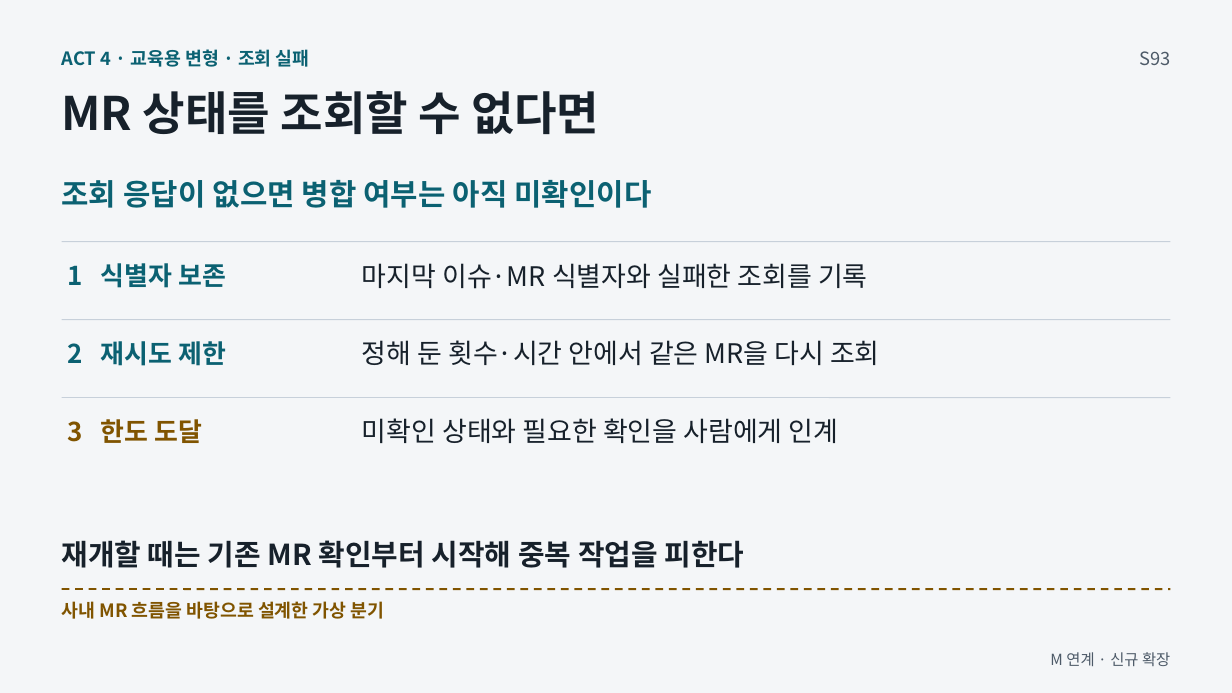
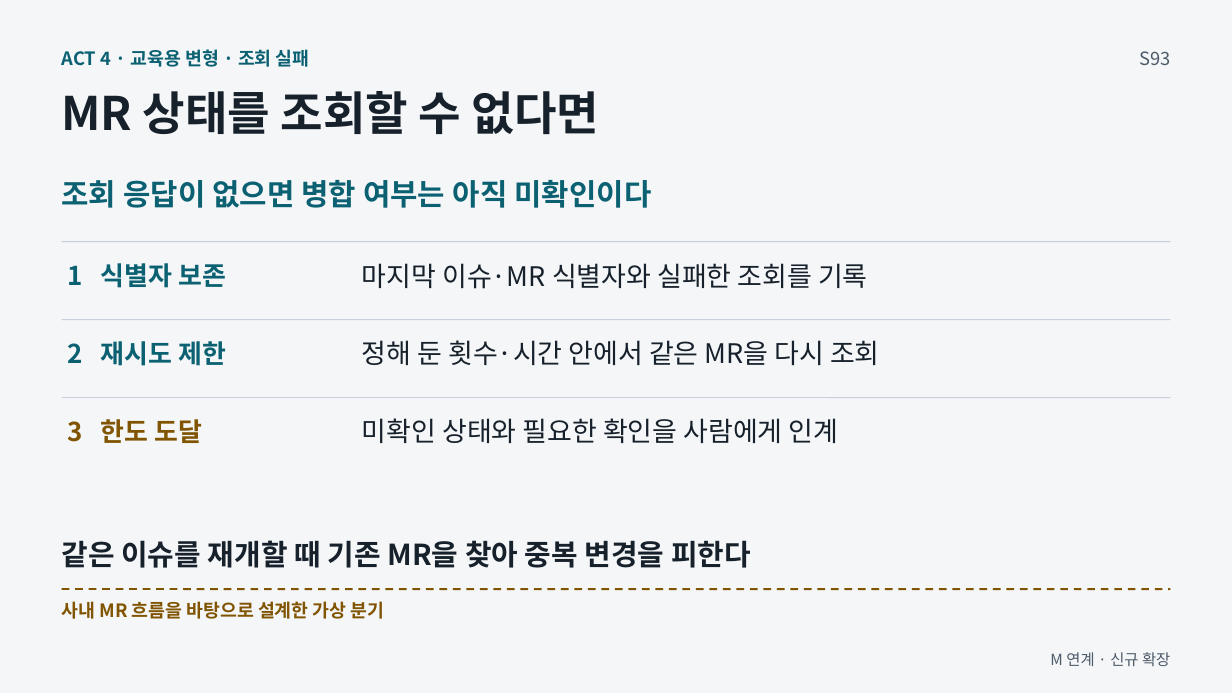
Before and after one commit to GideokKim/ai-dev-training, a slide deck: slide 16 of production/ACT_4.pptx. Drawn at 1232x693 pixels with LibreOffice and Linux fonts; fonts in the diff are those of the drawing. Boxes give left, top, right and bottom in pixels: in the first picture for what was removed or moved away, otherwise in the second. Text is boxed around its words. In the diff, an @@ line names an element or a change of style, - is before the commit and + after.

```diff
--- a/production/ACT_4.pptx
+++ b/production/ACT_4.pptx
@@ text at (62, 540, 751, 568): text changed @@
-재개할 때는 기존 MR 확인부터 시작해 중복 작업을 피한다
+같은 이슈를 재개할 때 기존 MR을 찾아 중복 변경을 피한다
```
Also in this commit, not shown: 3 other slides changed, 3 slides added, 3 slides removed, 47 other files.
